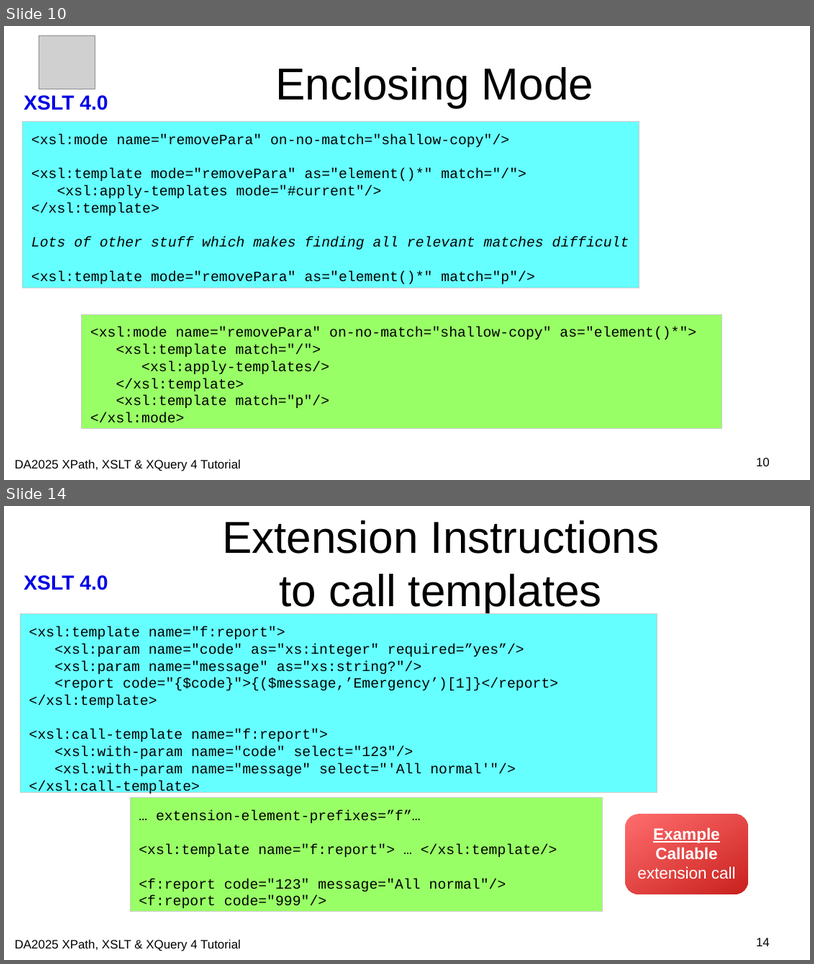
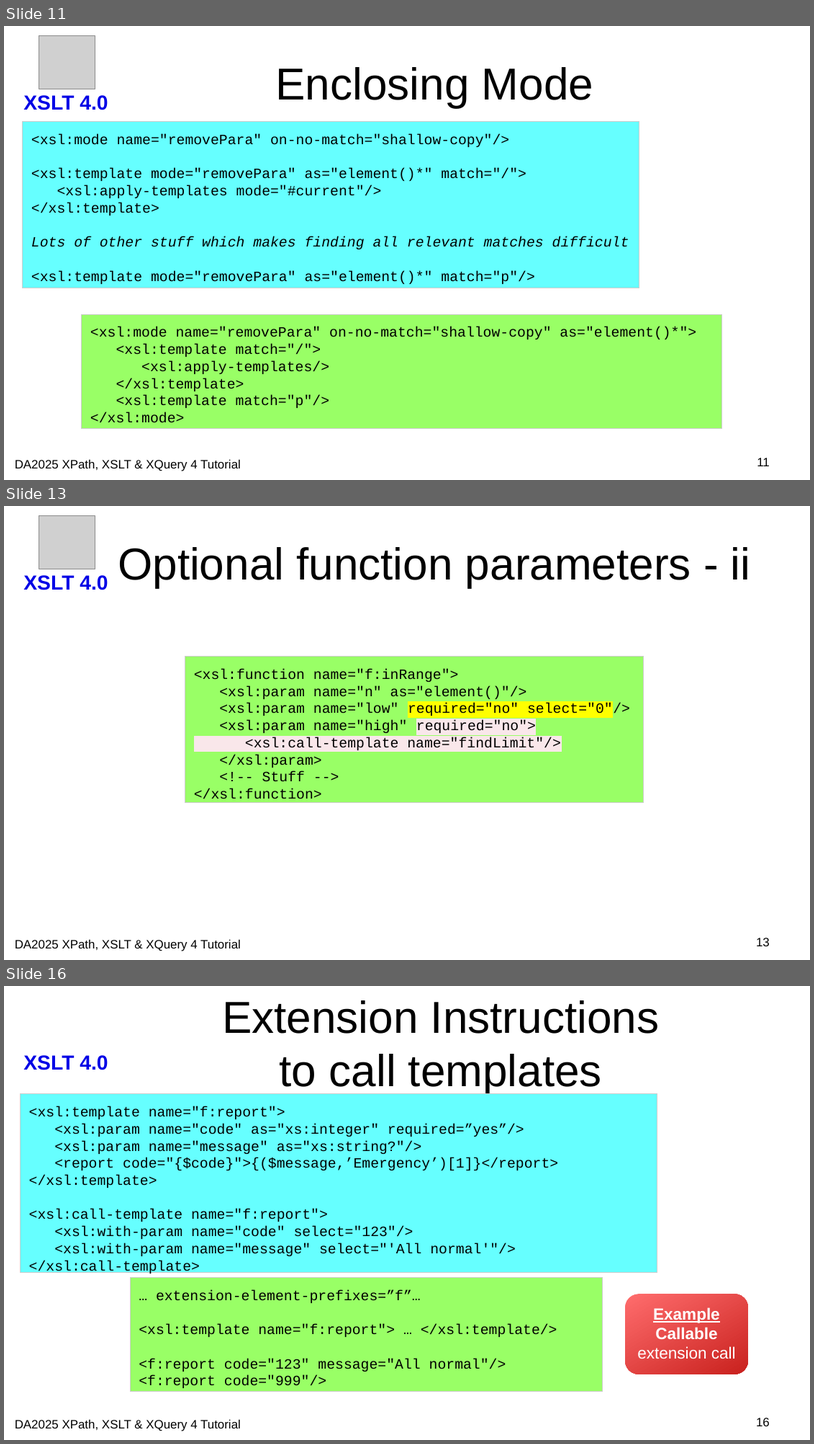
Before and after one commit to johnlumley/johnlumley.github.io, a slide deck: DA2025/slides/QT4-XSLT.odp. Shown one above the other, each under a label of ours: slides 10 and 14 before the commit, slides 11, 13 and 16 after it; the slides between them are not shown. The pictures are 814x964 and 814x1444 pixels, drawn with LibreOffice and Linux fonts; fonts in the diff are those of the drawing; grey boxes stand for pictures; background and template pictures are left out. Boxes give left, top, right and bottom in pixels: in the first picture for what was removed or moved away, otherwise in the second. Text is boxed around its words. In the diff, an @@ line names an element or a change of style, - is before the commit and + after.

Commit message:
Updated slidesets for XLST & F&O; incorporation of equivalent functions in XSLT

```diff
--- a/DA2025/slides/QT4-XSLT.odp
+++ b/DA2025/slides/QT4-XSLT.odp
@@ slide 13 added at (4, 506, 810, 960), background #FFFFFF @@
@@ picture added at (39, 515, 95, 569) @@
@@ title added at (118, 547, 751, 587), 44 pt, text #000000 @@
+Optional function parameters - ii
@@ text added at (23, 575, 108, 590), 20 pt, text #0000E6, bold @@
+XSLT 4.0
@@ rectangle added at (185, 656, 644, 803), fill #99FF66, outline #CCCCCC 0 pt, 14 pt, text #000000 @@
+<xsl:function name="f:inRange">
+<xsl:param name="n" as="element()"/>
+<xsl:param name="low" required="no" select="0"/>
+<xsl:param name="high" required="no">
+<xsl:call-template name="findLimit"/>
+</xsl:param>
+<!-- Stuff -->
+</xsl:function>
@@ page number added at (756, 937, 770, 946), 12 pt, text #000000 @@
+13
@@ text added at (15, 939, 241, 951), 12 pt, text #000000 @@
+DA2025 XPath, XSLT & XQuery 4 Tutorial
@@ what was slide 10 is now slide 11 @@
@@ page number at (757, 457, 770, 466): text changed @@
-10
+11
@@ what was slide 14 is now slide 16 @@
@@ page number at (756, 1417, 770, 1426): text changed @@
-14
+16
```
Also in this commit, not shown: 8 slides changed, 3 other slides added, 1 slide removed, 20 other files.
